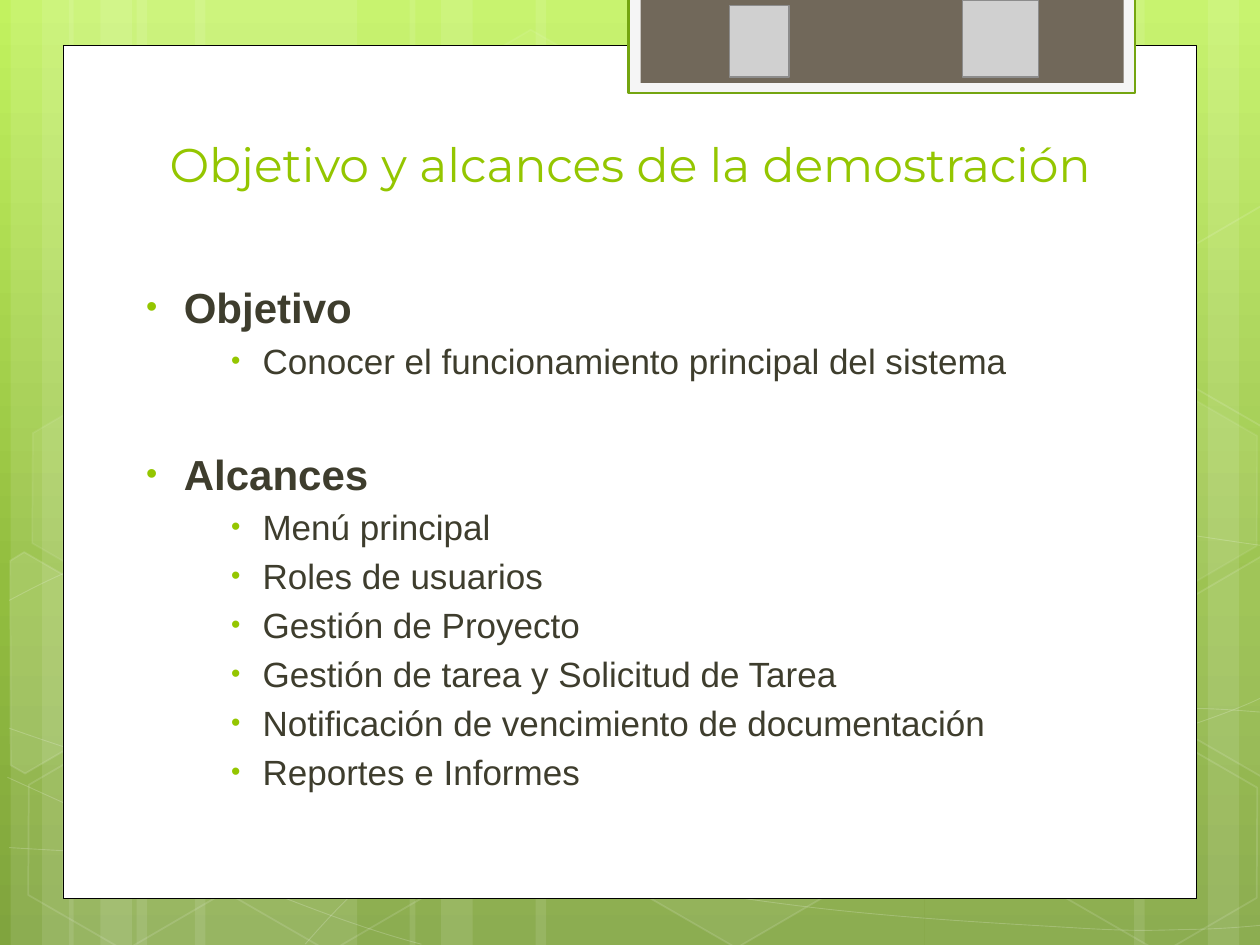
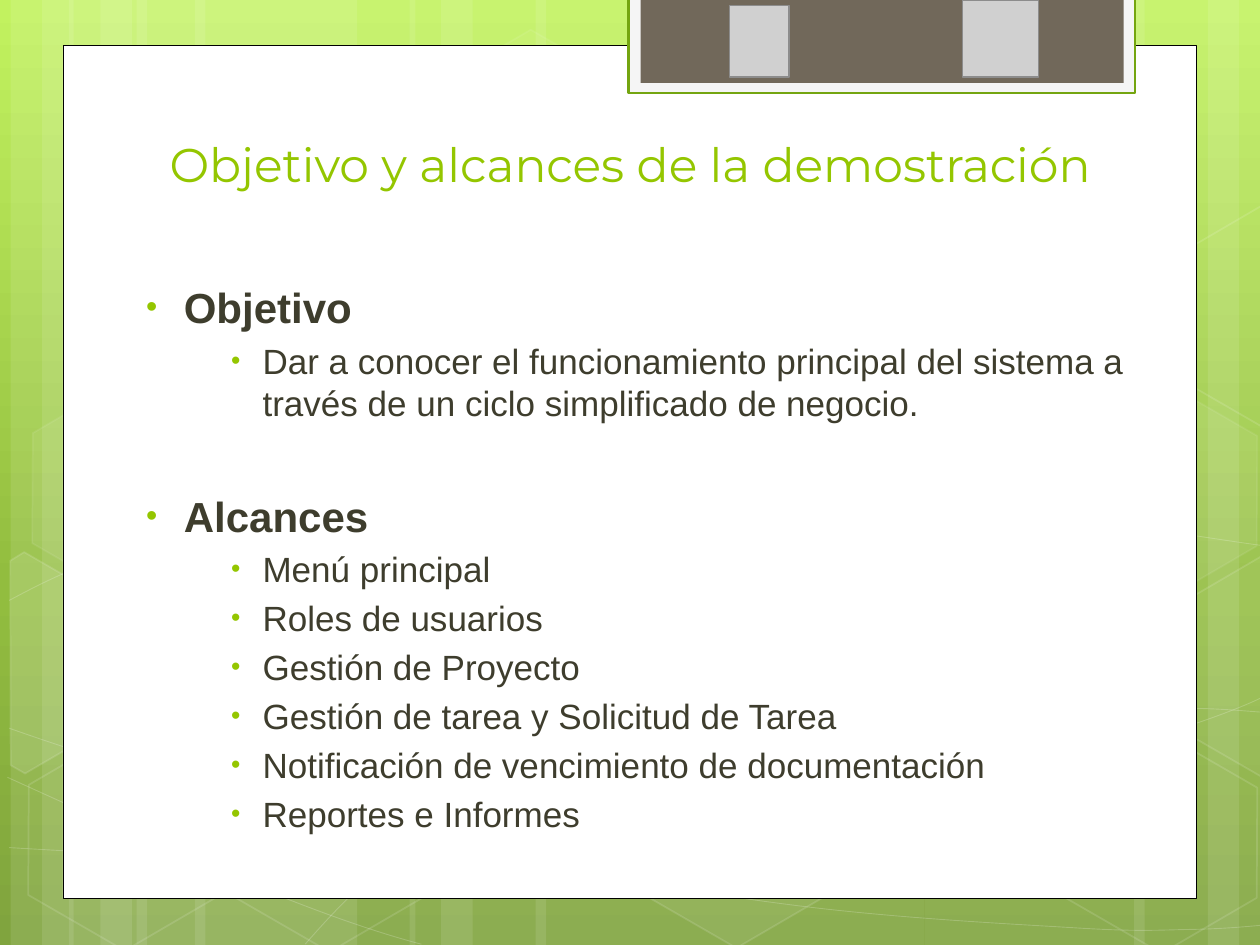
Before and after one commit to ptissera/habilitacion-profesional-2012-4k4, a slide deck: slide 26 of Documentacion/Proyecto/Presentacion Final/Exposicion Final.pptx. Drawn at 1260x945 pixels with LibreOffice and Linux fonts; fonts in the diff are those of the drawing; grey boxes stand for pictures. Boxes give left, top, right and bottom in pixels: in the first picture for what was removed or moved away, otherwise in the second. Text is boxed around its words. In the diff, an @@ line names an element or a change of style, - is before the commit and + after.

```diff
--- a/Documentacion/Proyecto/Presentacion Final/Exposicion Final.pptx
+++ b/Documentacion/Proyecto/Presentacion Final/Exposicion Final.pptx
@@ text at (263, 348, 1122, 422): text changed @@
-    • Conocer el funcionamiento principal del sistema
+    • Dar a conocer el funcionamiento principal del sistema a través de un ciclo simplificado de negocio.
```
Also in this commit, not shown: 8 other slides changed.
